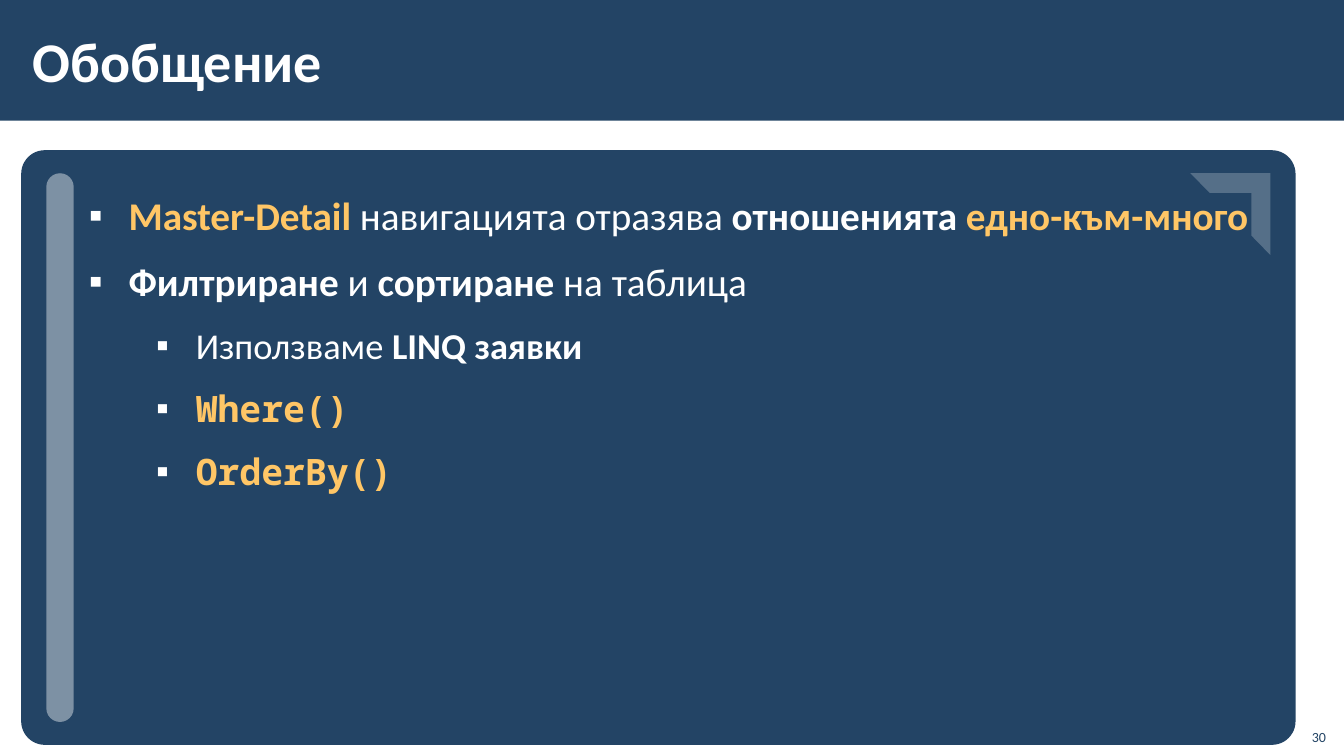
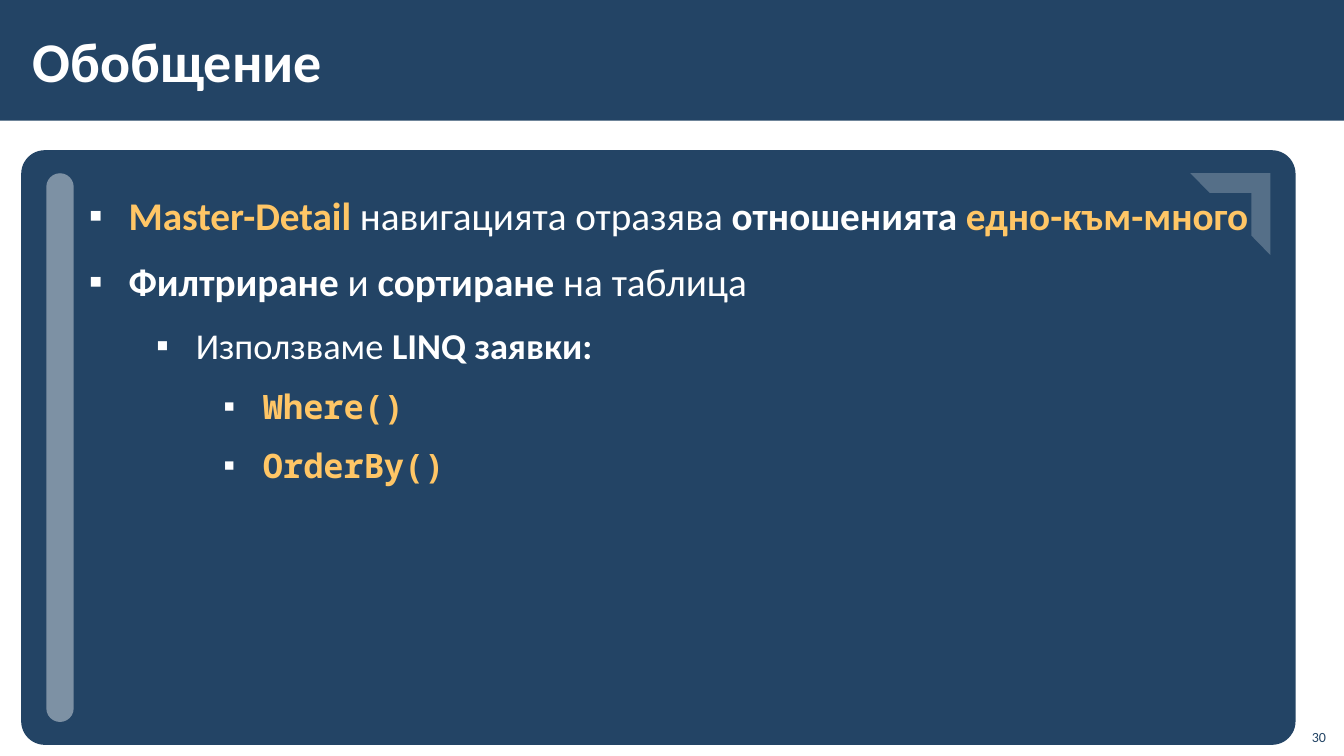
Before and after one commit to BG-IT-Edu/School-Programming, a slide deck: slide 30 of Courses/Software-Sciences/Module-4-Information-Systems-New/08-Navigation-between-Tables/08-Navigation-between-Tables.pptx. Drawn at 1344x756 pixels with LibreOffice and Linux fonts; fonts in the diff are those of the drawing; background and template pictures are left out. Boxes give left, top, right and bottom in pixels: in the first picture for what was removed or moved away, otherwise in the second. Text is boxed around its words. In the diff, an @@ line names an element or a change of style, - is before the commit and + after.

```diff
--- a/Courses/Software-Sciences/Module-4-Information-Systems-New/08-Navigation-between-Tables/08-Navigation-between-Tables.pptx
+++ b/Courses/Software-Sciences/Module-4-Information-Systems-New/08-Navigation-between-Tables/08-Navigation-between-Tables.pptx
@@ text at bbox=[196, 335, 593, 364]: text changed; bold on @@
-  ▪ Използваме LINQ заявки
+  ▪ Използваме LINQ заявки:
@@ text at bbox=[263, 393, 445, 487]: size 26 to 24 pt in "Where()", "OrderBy()"; list level 2 to 3 in "Where()"; list level 2 to 3 in "OrderBy()" @@
```
Also in this commit, not shown: 2 other slides changed.
